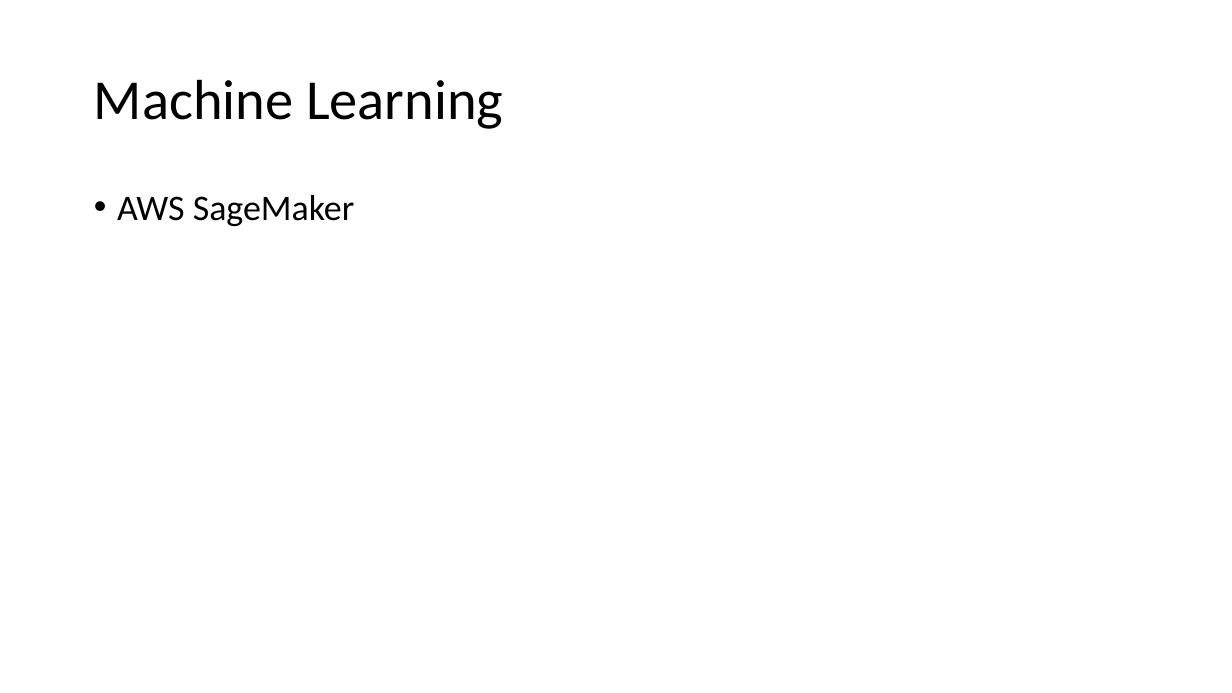
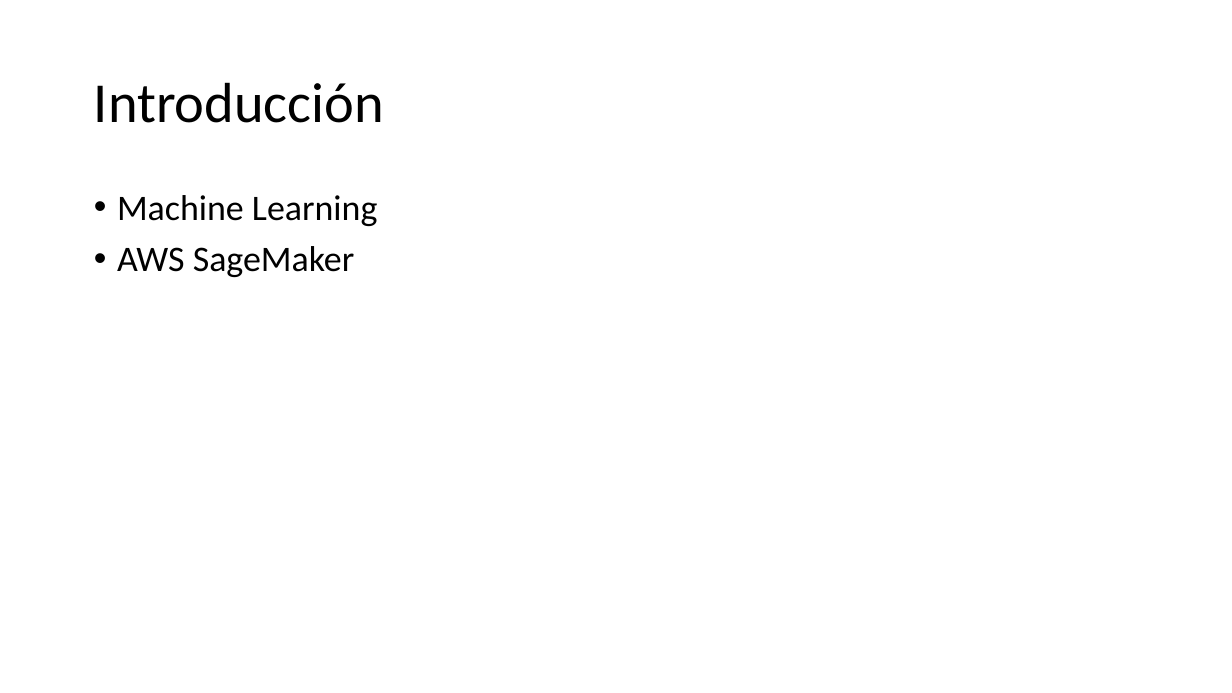
Before and after one commit to jamp00/Image-Clasification, a slide deck: slide 3 of Image clasification multilabel.pptx (slide 6 before the commit). Drawn at 1232x693 pixels with LibreOffice and Linux fonts; fonts in the diff are those of the drawing; background and template pictures are left out. Boxes give left, top, right and bottom in pixels: in the first picture for what was removed or moved away, otherwise in the second. Text is boxed around its words. In the diff, an @@ line names an element or a change of style, - is before the commit and + after.

```diff
--- a/Image clasification multilabel.pptx
+++ b/Image clasification multilabel.pptx
@@ title at (94,82,384,123): text changed @@
-Machine Learning
+Introducción
@@ text at (117,195,377,226): paragraph added @@
+• Machine Learning
```
Also in this commit, not shown: 3 other slides changed, 4 slides added, 1 slide removed.
